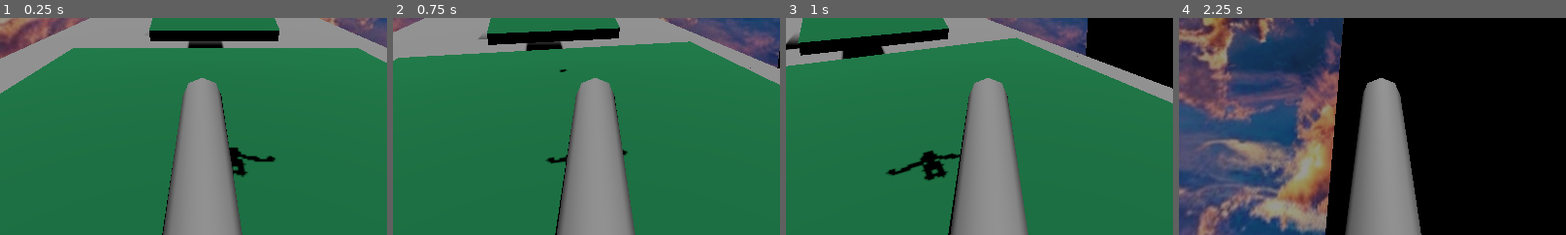
Above: before the commit, frames 1-4 (left to right).
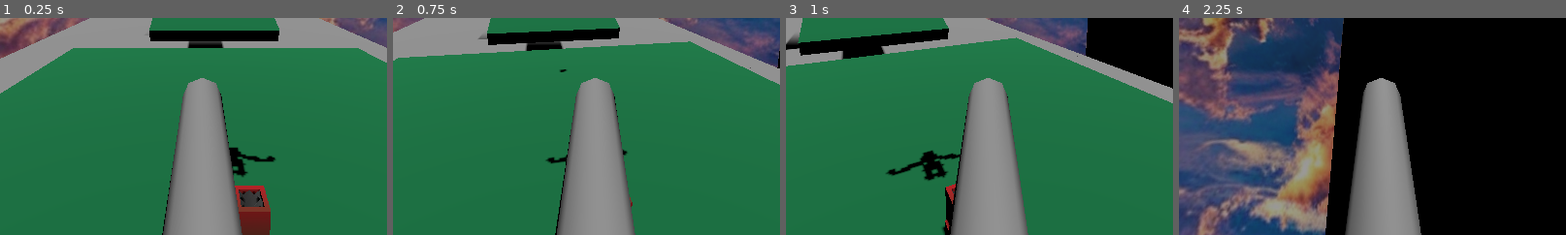
Above: after the commit, the same moments.

Repository: borbware/FGJ24
Game: Godot game, scene res://scenes/lauri.tscn
The game is run twice, just before and just after one commit, with the same random seed, the same clock (stepped at 60 frames per second) and the same inputs.
Inputs:
- Up to frame 1 (0.25 s): no input
- Up to frame 2 (0.75 s): tap Enter at 0.5 s; hold D (left_stick_right) from 0.53 s (still down); tap Space (button_a) at 0.6 s
- Up to frame 3 (1 s): keep holding D (left_stick_right)
- Up to frame 4 (2.25 s): release D (left_stick_right) at 1.28 s; hold S (left_stick_down) 1.28-2.03 s; tap Ctrl (button_b) at 1.35 s; hold D (left_stick_right) from 2.03 s (still down); tap Space (button_a) at 2.1 s
The pictures show only the part of the screen within x 24-74%, y 50-100%; the shares and areas given below are measured in that part.

The runs differ from the first frame. In frame 1, 1.8% of the frame differs, in the area x 60-70%, y 77-100%; in frame 2, less than 0.1%; in frame 3, 0.4%; in frame 4, nothing differs.

Commit message:
add kiuas

Diff:
--- /dev/null
+++ b/scenes/kiuas.tscn
@@ -0,0 +1,8 @@
+[gd_scene load_steps=2 format=3 uid="uid://cvf3iu05ec5x5"]
+
+[ext_resource type="PackedScene" uid="uid://15i71lvoyvf1" path="res://assets/kalusteet/kiuas.glb" id="1_jjxhu"]
+
+[node name="kiuas2" instance=ExtResource("1_jjxhu")]
+
+[node name="kiuas" parent="." index="0"]
+transform = Transform3D(1, 0, 0, 0, 1, 0, 0, 0, 1, 0, 0, 0)
--- /dev/null
+++ b/scenes/kiuasbody.tscn
@@ -0,0 +1,27 @@
+[gd_scene load_steps=5 format=3 uid="uid://8lfphc7acd5g"]
+
+[ext_resource type="PackedScene" uid="uid://cvf3iu05ec5x5" path="res://scenes/kiuas.tscn" id="1_48v50"]
+[ext_resource type="Script" path="res://scenes/kiuas.gd" id="1_wfxf0"]
+
+[sub_resource type="BoxShape3D" id="BoxShape3D_nkuel"]
+size = Vector3(0.7, 2, 0.7)
+
+[sub_resource type="BoxShape3D" id="BoxShape3D_n5644"]
+size = Vector3(0.7, 2, 0.7)
+
+[node name="Kiuasbody" type="StaticBody3D"]
+script = ExtResource("1_wfxf0")
+
+[node name="kiuas2" parent="." instance=ExtResource("1_48v50")]
+
+[node name="CollisionShape3D" type="CollisionShape3D" parent="."]
+transform = Transform3D(1, 0, 0, 0, 1, 0, 0, 0, 1, 0, 1, 0)
+shape = SubResource("BoxShape3D_nkuel")
+
+[node name="Area3D" type="Area3D" parent="."]
+
+[node name="CollisionShape3D" type="CollisionShape3D" parent="Area3D"]
+transform = Transform3D(1, 0, 0, 0, 1, 0, 0, 0, 1, 0, 1, 0)
+shape = SubResource("BoxShape3D_n5644")
+
+[connection signal="area_entered" from="Area3D" to="." method="_on_area_3d_area_entered"]
--- a/scenes/lauri.tscn
+++ b/scenes/lauri.tscn
@@ -5,8 +5,8 @@
 [ext_resource type="PackedScene" path="res://scenes/ground.tscn" id="2_tculw"]
 [ext_resource type="PackedScene" uid="uid://c7a3tfjxxdwyn" path="res://assets/kalusteet/wall.glb" id="3_x45el"]
 [ext_resource type="PackedScene" uid="uid://bq8ng1forhhs4" path="res://assets/kalusteet v2/anthill.glb" id="5_4rj1u"]
-[ext_resource type="PackedScene" uid="uid://15i71lvoyvf1" path="res://assets/kalusteet/kiuas.glb" id="6_bigsn"]
 [ext_resource type="Texture2D" uid="uid://cuw5qjsah3sre" path="res://assets/4622b3ef-6a7c-4cb5-ba2b-172bf1008979.jpg" id="6_nxnfw"]
+[ext_resource type="PackedScene" uid="uid://cvf3iu05ec5x5" path="res://scenes/kiuas.tscn" id="7_vm2av"]
 
 [sub_resource type="BoxShape3D" id="BoxShape3D_c6wvq"]
 size = Vector3(50, 1, 50)
@@ -46,16 +46,16 @@
 body_offset = Transform3D(1.00003, -0.00270149, -4.24683e-07, 2.1957e-05, -0.00215632, -1.00007, 3.39749e-06, 1.00663, 3.9041e-06, 1.93119e-05, 0.0683317, 7.98702e-05)
 
 [node name="Physical Bone DEF-spine_002" parent="LevelTemplate/Human/ego/ego_rig/Skeleton3D" index="30"]
-transform = Transform3D(1.00014, -2.72691e-06, 1.86637e-06, -1.79823e-05, 0.0318232, -0.999824, -5.64743e-06, 0.999823, 0.0318213, -1.09673e-05, 1.39048, -0.00401568)
-joint_offset = Transform3D(1, 0, 0, 0, -3.61999e-06, -1, 0, 1, -3.61999e-06, 1.07849e-05, 0.000509394, 0.0976164)
-joint_rotation = Vector3(1.5708, 0, 0)
-body_offset = Transform3D(1.00014, -2.72691e-06, 1.86637e-06, -1.77935e-05, -2.23517e-08, -1.00033, -6.21663e-06, 1.00033, -1.85147e-06, -1.09673e-05, 0.0976486, -0.000509381)
+transform = Transform3D(1.00014, -2.72691e-06, 1.86637e-06, -1.79823e-05, 0.0318232, -0.999824, -5.64743e-06, 0.999823, 0.0318213, -1.09673e-05, 1.41564, -0.00401568)
+joint_offset = Transform3D(1, 0, 0, 0, -3.61999e-06, -1, 0, 1, -3.61999e-06, 1.07359e-05, -0.000290547, 0.12275)
+joint_rotation = Vector3(1.5708, 0, 0)
+body_offset = Transform3D(1.00014, -2.72691e-06, 1.86637e-06, -1.77935e-05, -2.23517e-08, -1.00033, -6.21663e-06, 1.00033, -1.85147e-06, -1.09673e-05, 0.122791, 0.000290871)
 
 [node name="Physical Bone DEF-spine_003" parent="LevelTemplate/Human/ego/ego_rig/Skeleton3D" index="31"]
 transform = Transform3D(1.00004, 3.51667e-06, -0.000295168, -2.50918e-06, 0.028563, -0.999488, -7.92859e-07, 0.999622, 0.0285646, -2.38419e-07, 1.56191, -0.00928783)
 joint_offset = Transform3D(1, 0, 0, 0, -3.61999e-06, -1, 0, 1, -3.61999e-06, 2.86545e-05, 0.000637717, 0.0962824)
 joint_rotation = Vector3(1.5708, 0, 0)
-body_offset = Transform3D(1.00004, 3.51667e-06, -0.000295168, -2.48551e-06, 2.2836e-06, -0.999897, -8.64198e-07, 1.00003, 7.77468e-06, -2.38419e-07, 0.0962725, -0.000638485)
+body_offset = Transform3D(1.00004, 3.51667e-06, -0.000295168, -2.48551e-06, 2.2836e-06, -0.999897, -8.64198e-07, 1.00003, 7.77841e-06, -2.38419e-07, 0.0962725, -0.000638485)
 
 [node name="Physical Bone DEF-spine_004" parent="LevelTemplate/Human/ego/ego_rig/Skeleton3D" index="32"]
 transform = Transform3D(1.00001, 6.34789e-06, 0.000106206, -7.70366e-07, -0.368796, -0.929229, -6.90388e-07, 0.929542, -0.368695, 4.29153e-06, 1.68895, 0.000801682)
@@ -70,10 +70,10 @@
 body_offset = Transform3D(1.00003, 1.10865e-05, 2.69711e-06, 1.86265e-07, -4.09335e-05, -1.00004, -4.61936e-06, 1.00019, 2.96533e-06, -4.3273e-05, 0.0313158, -3.17097e-05)
 
 [node name="Physical Bone DEF-shoulder_L" parent="LevelTemplate/Human/ego/ego_rig/Skeleton3D" index="34"]
-transform = Transform3D(0.47416, -0.0862772, -0.881787, 0.3567, 0.928528, 0.102065, 0.80518, -0.360968, 0.477511, 0.10689, 1.59593, 0.0204123)
-joint_offset = Transform3D(1, 0, 0, 0, -3.61998e-06, -0.999996, 0, 0.999996, -3.61998e-06, -0.00037726, -0.0010168, 0.100363)
-joint_rotation = Vector3(1.5708, 0, 0)
-body_offset = Transform3D(0.934395, -0.354934, -0.0355948, 0.000167787, 0.108154, -1.00221, 0.356769, 0.928564, 0.101491, 0.003564, 0.100694, -0.00910711)
+transform = Transform3D(0.47416, -0.0862772, -0.882429, 0.3567, 0.928528, 0.102283, 0.80518, -0.360968, 0.478473, 0.106875, 1.57336, 0.0204124)
+joint_offset = Transform3D(1, 0, 0, 0, -3.61998e-06, -0.999996, 0, 0.999996, -3.61998e-06, 0.00762364, 0.0199588, 0.102521)
+joint_rotation = Vector3(1.5708, 0, 0)
+body_offset = Transform3D(0.934395, -0.354934, -0.0350913, 0.000167787, 0.108154, -1.00325, 0.356769, 0.928564, 0.101708, 0.00355816, 0.100694, -0.0316801)
 
 [node name="Physical Bone DEF-upper_arm_L" parent="LevelTemplate/Human/ego/ego_rig/Skeleton3D" index="35"]
 transform = Transform3D(-0.509568, 0.0781226, -0.856551, -0.830485, -0.292403, 0.469711, -0.214038, 0.953371, 0.214224, 0.257014, 1.5506, -0.0422525)
@@ -82,28 +82,28 @@
 body_offset = Transform3D(0.997585, -2.89679e-05, -1.03861e-05, -0.000541162, 2.1562e-05, -1.0001, -0.00100106, 1.00026, -4.26173e-06, 0.000158787, 0.0721567, -6.53267e-05)
 
 [node name="Physical Bone DEF-upper_arm_L_001" parent="LevelTemplate/Human/ego/ego_rig/Skeleton3D" index="36"]
-transform = Transform3D(-0.510106, 0.0781091, -0.856186, -0.833192, -0.292386, 0.469487, -0.213635, 0.953199, 0.214136, 0.380602, 1.483, -0.0729327)
-joint_offset = Transform3D(1, 0, 0, 0, -3.61999e-06, -1, 0, 1, -3.61999e-06, 3.12543e-05, -0.00010394, 0.0720961)
-joint_rotation = Vector3(1.5708, 0, 0)
-body_offset = Transform3D(1.00003, 5.06639e-07, 9.61125e-06, 0.000183463, 3.90112e-05, -0.999663, 0.000132158, 1.00009, 6.54161e-06, -3.19481e-05, 0.0720718, 0.000103474)
+transform = Transform3D(-0.510101, 0.0781091, -0.856186, -0.833192, -0.292386, 0.469487, -0.21364, 0.953199, 0.214136, 0.380602, 1.483, -0.0729327)
+joint_offset = Transform3D(1, 0, 0, 0, -3.61999e-06, -1, 0, 1, -3.61999e-06, 3.125e-05, -0.000103942, 0.0720961)
+joint_rotation = Vector3(1.5708, 0, 0)
+body_offset = Transform3D(1.00003, 5.06639e-07, 9.67085e-06, 0.000189025, 3.90112e-05, -0.999663, 0.000127599, 1.00009, 6.57141e-06, -3.19481e-05, 0.0720718, 0.000103474)
 
 [node name="Physical Bone DEF-forearm_L" parent="LevelTemplate/Human/ego/ego_rig/Skeleton3D" index="37"]
-transform = Transform3D(-0.51037, -0.240858, -0.825821, -0.833133, -0.100191, 0.544155, -0.213756, 0.965521, -0.149529, 0.497219, 1.41242, -0.0792735)
-joint_offset = Transform3D(1, 0, 0, 0, -3.61999e-06, -1, 0, 1, -3.61999e-06, -0.000617886, 0.000618483, 0.066582)
-joint_rotation = Vector3(1.5708, 0, 0)
-body_offset = Transform3D(1.00014, 1.69426e-05, 3.55281e-05, -4.86746e-05, 2.28882e-05, -1.00022, -3.65078e-06, 1.00014, 3.5882e-05, 0.000615597, 0.0665967, -0.000620961)
+transform = Transform3D(-0.51037, -0.240858, -0.82582, -0.833133, -0.100191, 0.544155, -0.213756, 0.965521, -0.149529, 0.497219, 1.41242, -0.0792735)
+joint_offset = Transform3D(1, 0, 0, 0, -3.61999e-06, -1, 0, 1, -3.61999e-06, -0.000617853, 0.000618498, 0.0665821)
+joint_rotation = Vector3(1.5708, 0, 0)
+body_offset = Transform3D(1.00014, 1.69426e-05, 3.50326e-05, -4.86746e-05, 2.28882e-05, -1.00022, -3.65078e-06, 1.00014, 3.56585e-05, 0.000615597, 0.0665967, -0.000620961)
 
 [node name="Physical Bone DEF-forearm_L_001" parent="LevelTemplate/Human/ego/ego_rig/Skeleton3D" index="38"]
 transform = Transform3D(-0.510162, -0.241081, -0.824806, -0.833028, -0.0995774, 0.543508, -0.213698, 0.964287, -0.149385, 0.605217, 1.34183, -0.0590997)
-joint_offset = Transform3D(1, 0, 0, 0, -3.61999e-06, -1, 0, 1, -3.61999e-06, 2.61224e-07, 8.64775e-05, 0.0658286)
-joint_rotation = Vector3(1.5708, 0, 0)
-body_offset = Transform3D(0.999934, -0.000117317, 2.51606e-05, 7.47479e-05, -0.00067918, -0.99901, -7.95722e-06, 0.998942, -4.81308e-06, -1.90735e-06, 0.0657635, -8.60691e-05)
+joint_offset = Transform3D(1, 0, 0, 0, -3.61999e-06, -1, 0, 1, -3.61999e-06, 2.61222e-07, 8.64774e-05, 0.0658286)
+joint_rotation = Vector3(1.5708, 0, 0)
+body_offset = Transform3D(0.999934, -0.000117302, 2.51606e-05, 7.49566e-05, -0.00067921, -0.99901, -7.97212e-06, 0.998942, -4.81308e-06, -1.90735e-06, 0.0657635, -8.60691e-05)
 
 [node name="Physical Bone DEF-shoulder_R" parent="LevelTemplate/Human/ego/ego_rig/Skeleton3D" index="39"]
-transform = Transform3D(0.473947, 0.0863719, 0.880715, -0.357069, 0.928605, 0.101876, -0.805083, -0.360932, 0.476284, -0.107009, 1.60202, 0.0205113)
-joint_offset = Transform3D(1, 0, 0, 0, -3.61999e-06, -1, 0, 1, -3.61999e-06, 0.00262785, -0.00663568, 0.0999599)
-joint_rotation = Vector3(1.5708, 0, 0)
-body_offset = Transform3D(0.934203, 0.354951, 0.0361092, -3.26931e-05, 0.108054, -1.00066, -0.357138, 0.928641, 0.101303, -0.00370908, 0.100743, -0.00302553)
+transform = Transform3D(0.473947, 0.0863719, 0.880863, -0.357069, 0.928605, 0.102005, -0.805083, -0.360932, 0.476895, -0.107006, 1.57944, 0.020511)
+joint_offset = Transform3D(1, 0, 0, 0, -3.61999e-06, -1, 0, 1, -3.61999e-06, -0.00537712, 0.0143359, 0.10219)
+joint_rotation = Vector3(1.5708, 0, 0)
+body_offset = Transform3D(0.934203, 0.354951, 0.0356576, -3.26931e-05, 0.108054, -1.0011, -0.357138, 0.928641, 0.101431, -0.00370908, 0.100753, -0.0255985)
 
 [node name="Physical Bone DEF-upper_arm_R" parent="LevelTemplate/Human/ego/ego_rig/Skeleton3D" index="40"]
 transform = Transform3D(-0.508465, -0.0780645, 0.856502, 0.83099, -0.292359, 0.469677, 0.211742, 0.953159, 0.214214, -0.257055, 1.55073, -0.0421584)
@@ -113,9 +113,9 @@
 
 [node name="Physical Bone DEF-upper_arm_R_001" parent="LevelTemplate/Human/ego/ego_rig/Skeleton3D" index="41"]
 transform = Transform3D(-0.510259, -0.0780928, 0.856541, 0.833085, -0.292369, 0.469681, 0.213739, 0.953154, 0.214235, -0.380653, 1.483, -0.073047)
-joint_offset = Transform3D(1, 0, 0, 0, -3.61999e-06, -1, 0, 1, -3.61999e-06, -3.32927e-05, 2.91474e-07, 0.0721345)
-joint_rotation = Vector3(1.5708, 0, 0)
-body_offset = Transform3D(1.00004, -4.75347e-06, -7.78213e-06, -2.4382e-05, 2.70456e-05, -1.00008, 1.06543e-05, 1.00004, 1.57952e-05, 3.38554e-05, 0.0721402, -1.43051e-06)
+joint_offset = Transform3D(1, 0, 0, 0, -3.61999e-06, -1, 0, 1, -3.61999e-06, -3.32925e-05, 2.92549e-07, 0.0721345)
+joint_rotation = Vector3(1.5708, 0, 0)
+body_offset = Transform3D(1.00004, -4.75347e-06, -7.78586e-06, -2.4382e-05, 2.70456e-05, -1.00008, 1.06543e-05, 1.00004, 1.57803e-05, 3.38554e-05, 0.0721402, -1.43051e-06)
 
 [node name="Physical Bone DEF-forearm_R" parent="LevelTemplate/Human/ego/ego_rig/Skeleton3D" index="42"]
 transform = Transform3D(-0.510276, 0.240856, 0.825726, 0.83311, -0.100151, 0.544144, 0.213743, 0.965494, -0.149554, -0.496629, 1.41332, -0.0786645)
@@ -124,10 +124,10 @@
 body_offset = Transform3D(1.00007, 1.23233e-05, -5.73695e-07, -1.92486e-05, -8.19564e-07, -1.00014, 1.57952e-05, 1.00011, -9.68575e-06, -3.29018e-05, 0.0657085, 1.82986e-05)
 
 [node name="Physical Bone DEF-forearm_R_001" parent="LevelTemplate/Human/ego/ego_rig/Skeleton3D" index="43"]
-transform = Transform3D(-0.510238, 0.240848, 0.825653, 0.833078, -0.100164, 0.544093, 0.213724, 0.965484, -0.149532, -0.605147, 1.34182, -0.059029)
-joint_offset = Transform3D(1, 0, 0, 0, -3.61999e-06, -1, 0, 1, -3.61999e-06, 2.58584e-05, 1.65958e-07, 0.065718)
-joint_rotation = Vector3(1.5708, 0, 0)
-body_offset = Transform3D(1.00002, 3.69549e-06, -1.66893e-06, -3.54089e-05, 1.17272e-05, -1.00005, 9.26852e-06, 1.0001, -7.15256e-07, -2.57492e-05, 0.0657213, -1.19209e-07)
+transform = Transform3D(-0.510238, 0.240848, 0.825653, 0.833078, -0.100164, 0.544093, 0.213724, 0.965484, -0.149532, -0.605147, 1.34182, -0.0590289)
+joint_offset = Transform3D(1, 0, 0, 0, -3.61999e-06, -1, 0, 1, -3.61999e-06, 2.58584e-05, 4.67608e-08, 0.065718)
+joint_rotation = Vector3(1.5708, 0, 0)
+body_offset = Transform3D(1.00002, 3.69549e-06, -1.66893e-06, -3.54089e-05, 1.17272e-05, -1.00005, 9.26852e-06, 1.0001, -7.15256e-07, -2.57492e-05, 0.0657213, 0)
 
 [node name="Physical Bone DEF-thigh_L" parent="LevelTemplate/Human/ego/ego_rig/Skeleton3D" index="44"]
 transform = Transform3D(1, -3.8743e-07, 3.85344e-05, -7.56865e-07, -0.0764413, 0.997083, 1.04441e-06, -0.997102, -0.0764576, 0.098031, 0.938309, -0.00214612)
@@ -137,13 +137,13 @@
 
 [node name="Physical Bone DEF-thigh_L_001" parent="LevelTemplate/Human/ego/ego_rig/Skeleton3D" index="45"]
 transform = Transform3D(1, 5.06639e-07, 3.03984e-05, 1.25914e-06, -0.0764395, 0.997103, 1.21863e-06, -0.997082, -0.0764598, 0.0980558, 0.670892, 0.0183532)
-joint_offset = Transform3D(1, 0, 0, 0, -3.61999e-06, -1, 0, 1, -3.61999e-06, -5.98663e-05, 9.2173e-08, 0.134097)
-joint_rotation = Vector3(1.5708, 0, 0)
-body_offset = Transform3D(1, 5.06639e-07, 3.03984e-05, -1.1623e-06, -1.49012e-06, -1.00003, -1.31132e-06, 1.00001, 1.70916e-05, 5.57899e-05, 0.134101, -2.38419e-06)
+joint_offset = Transform3D(1, 0, 0, 0, -3.61999e-06, -1, 0, 1, -3.61999e-06, -5.98663e-05, 9.3172e-08, 0.134097)
+joint_rotation = Vector3(1.5708, 0, 0)
+body_offset = Transform3D(1, 5.06639e-07, 3.03984e-05, -1.1623e-06, -1.49012e-06, -1.00003, -1.31132e-06, 1.00001, 1.70842e-05, 5.57899e-05, 0.134101, -2.38419e-06)
 
 [node name="Physical Bone DEF-shin_L" parent="LevelTemplate/Human/ego/ego_rig/Skeleton3D" index="46"]
-transform = Transform3D(1.00001, -5.66244e-07, -2.5928e-06, 1.52306e-06, 0.0986338, 0.995144, 3.45621e-07, -0.995131, 0.0986324, 0.0979957, 0.42423, 0.0174127)
-joint_offset = Transform3D(1, 0, 0, 0, -3.61999e-06, -1, 0, 1, -3.61999e-06, 4.58583e-06, 9.21196e-06, 0.11352)
+transform = Transform3D(1.00001, -5.66244e-07, -2.5928e-06, 1.52306e-06, 0.0986338, 0.995144, 3.45621e-07, -0.995131, 0.0986324, 0.0979957, 0.424229, 0.0174127)
+joint_offset = Transform3D(1, 0, 0, 0, -3.61999e-06, -1, 0, 1, -3.61999e-06, 4.58583e-06, 9.21196e-06, 0.113521)
 joint_rotation = Vector3(1.5708, 0, 0)
 body_offset = Transform3D(1.00001, -5.66244e-07, -2.5928e-06, -1.54972e-06, -9.23872e-07, -1.00002, -1.93715e-07, 1.00001, 7.59959e-07, -4.29153e-06, 0.113523, -9.29832e-06)
 
@@ -151,7 +151,7 @@
 transform = Transform3D(1, -4.17233e-07, -1.18911e-05, -7.49037e-07, 0.0986361, 0.995174, -2.98853e-07, -0.995163, 0.0986338, 0.0979981, 0.198215, -0.00501263)
 joint_offset = Transform3D(1, 0, 0, 0, -3.61999e-06, -1, 0, 1, -3.61999e-06, 3.25739e-06, -1.48102e-05, 0.113534)
 joint_rotation = Vector3(1.5708, 0, 0)
-body_offset = Transform3D(1, -4.17233e-07, -1.18911e-05, 7.74861e-07, -8.9407e-08, -1.00005, 2.23518e-07, 1.00004, 2.35438e-06, -1.90735e-06, 0.11354, 1.45435e-05)
+body_offset = Transform3D(1, -4.17233e-07, -1.18911e-05, 7.74861e-07, -8.19564e-08, -1.00005, 2.23518e-07, 1.00004, 2.35438e-06, -1.90735e-06, 0.11354, 1.45435e-05)
 
 [node name="Physical Bone DEF-thigh_R" parent="LevelTemplate/Human/ego/ego_rig/Skeleton3D" index="48"]
 transform = Transform3D(1, -3.8743e-07, 3.85344e-05, -7.56865e-07, -0.0764413, 0.997083, 1.04441e-06, -0.997102, -0.0764576, -0.0980067, 0.938309, -0.00214636)
@@ -161,13 +161,13 @@
 
 [node name="Physical Bone DEF-thigh_R_001" parent="LevelTemplate/Human/ego/ego_rig/Skeleton3D" index="49"]
 transform = Transform3D(1, 5.06639e-07, 3.03984e-05, 1.25914e-06, -0.0764395, 0.997103, 1.21863e-06, -0.997082, -0.0764598, -0.0980029, 0.670885, 0.0183674)
-joint_offset = Transform3D(1, 0, 0, 0, -3.61999e-06, -1, 0, 1, -3.61999e-06, -1.21556e-06, 1.36818e-05, 0.134105)
-joint_rotation = Vector3(1.5708, 0, 0)
-body_offset = Transform3D(1, 5.06639e-07, 3.03984e-05, -1.1623e-06, -1.49012e-06, -1.00003, -1.31132e-06, 1.00001, 1.70916e-05, -2.86102e-06, 0.134109, -1.5974e-05)
+joint_offset = Transform3D(1, 0, 0, 0, -3.61999e-06, -1, 0, 1, -3.61999e-06, -1.21556e-06, 1.36828e-05, 0.134105)
+joint_rotation = Vector3(1.5708, 0, 0)
+body_offset = Transform3D(1, 5.06639e-07, 3.03984e-05, -1.1623e-06, -1.49012e-06, -1.00003, -1.31132e-06, 1.00001, 1.70842e-05, -2.86102e-06, 0.134109, -1.5974e-05)
 
 [node name="Physical Bone DEF-shin_R" parent="LevelTemplate/Human/ego/ego_rig/Skeleton3D" index="50"]
-transform = Transform3D(1.00001, -5.66244e-07, -2.5928e-06, 1.38411e-06, 0.0986338, 0.995144, 8.4097e-07, -0.995131, 0.0986324, -0.0979948, 0.424231, 0.0174116)
-joint_offset = Transform3D(1, 0, 0, 0, -3.61999e-06, -1, 0, 1, -3.61999e-06, -4.95082e-06, 8.01988e-06, 0.113519)
+transform = Transform3D(1.00001, -5.66244e-07, -2.5928e-06, 1.38411e-06, 0.0986338, 0.995144, 8.4097e-07, -0.995131, 0.0986324, -0.0979948, 0.42423, 0.0174116)
+joint_offset = Transform3D(1, 0, 0, 0, -3.61999e-06, -1, 0, 1, -3.61999e-06, -4.95082e-06, 8.01988e-06, 0.11352)
 joint_rotation = Vector3(1.5708, 0, 0)
 body_offset = Transform3D(1.00001, -5.66244e-07, -2.5928e-06, -1.46031e-06, -9.23872e-07, -1.00002, -7.00355e-07, 1.00001, 7.59959e-07, 5.24521e-06, 0.113522, -8.10623e-06)
 
@@ -175,7 +175,7 @@
 transform = Transform3D(1, -4.17233e-07, -1.18911e-05, -7.49037e-07, 0.0986361, 0.995174, -2.98853e-07, -0.995163, 0.0986338, -0.0980005, 0.198212, -0.00500357)
 joint_offset = Transform3D(1, 0, 0, 0, -3.61999e-06, -1, 0, 1, -3.61999e-06, 1.8269e-06, -5.51229e-06, 0.113536)
 joint_rotation = Vector3(1.5708, 0, 0)
-body_offset = Transform3D(1, -4.17233e-07, -1.18911e-05, 7.74861e-07, -8.9407e-08, -1.00005, 2.23518e-07, 1.00004, 2.35438e-06, -4.76837e-07, 0.113542, 5.24521e-06)
+body_offset = Transform3D(1, -4.17233e-07, -1.18911e-05, 7.74861e-07, -8.19564e-08, -1.00005, 2.23518e-07, 1.00004, 2.35438e-06, -4.76837e-07, 0.113542, 5.24521e-06)
 
 [node name="Tankki" parent="LevelTemplate" index="3"]
 transform = Transform3D(1, 0, 0, 0, 1, 0, 0, 0, 1, -0.933751, 19.4095, 2.95957)
@@ -401,9 +401,6 @@
 
 [node name="anthill2" parent="LevelTemplate" instance=ExtResource("5_4rj1u")]
 transform = Transform3D(1, 0, 0, 0, 1, 0, 0, 0, 1, 5.44514, 26.7089, -116.7)
-
-[node name="kiuas2" parent="LevelTemplate" instance=ExtResource("6_bigsn")]
-transform = Transform3D(1, 0, 0, 0, 1, 0, 0, 0, 1, -0.223118, 27.5275, -130.171)
 
 [node name="CSGBox3D" type="CSGBox3D" parent="LevelTemplate"]
 transform = Transform3D(1, 0, 0, 0, 1, 0, 0, 0, 1, 10.736, 0, 0)
@@ -414,6 +411,9 @@
 size = Vector3(1000, 1000, 1000)
 material = SubResource("StandardMaterial3D_y50db")
 
+[node name="kiuas2" parent="LevelTemplate" instance=ExtResource("7_vm2av")]
+transform = Transform3D(1, 0, 0, 0, 1, 0, 0, 0, 1, 0, 15.7588, 0)
+
 [editable path="LevelTemplate"]
 [editable path="LevelTemplate/Human"]
 [editable path="LevelTemplate/Human/ego"]
